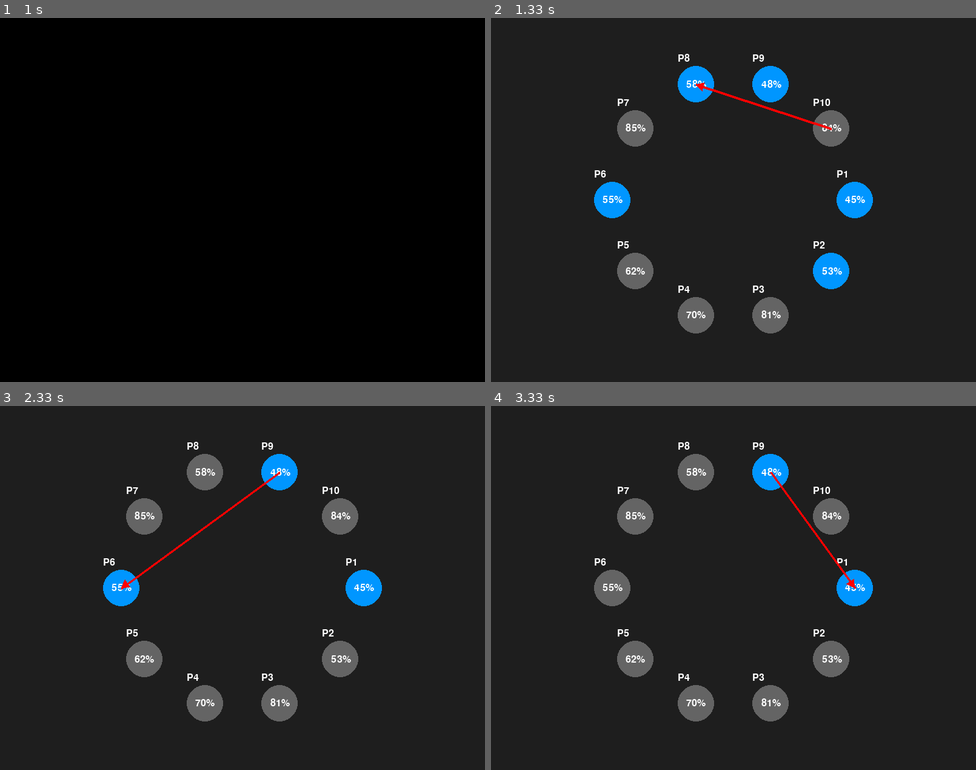
Above: before the commit, frames 1-4 (two rows, left to right).
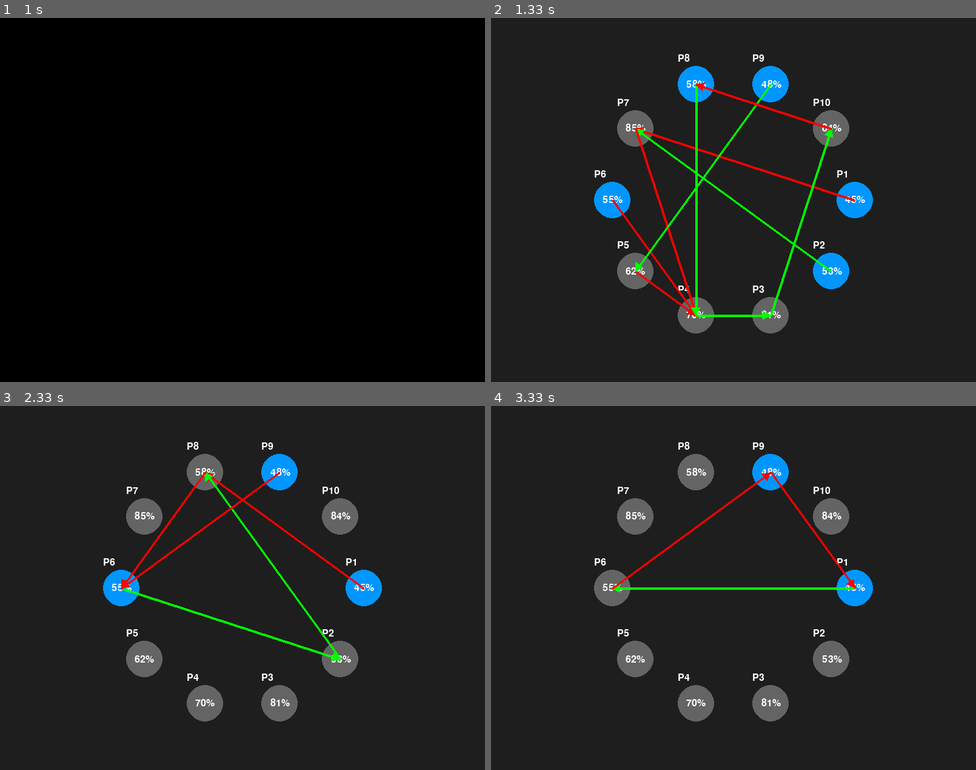
Above: after the commit, the same moments.

Repository: DanNgobe/nuel-sim
Game: pygame game, started from main.py
Same seed, same stepped clock (60 frames per second), same inputs: the game is played once before the commit and once after it.
Inputs:
- Up to frame 1 (1 s): no input
- Up to frame 2 (1.33 s): no input
- Up to frame 3 (2.33 s): no input
- Up to frame 4 (3.33 s): no input

Frame 1 is identical in both runs. In frame 2, 2.0% of the frame differs, in the area x 24-76%, y 18-83%; in frame 3, 1.0%; in frame 4, 0.6%.

Commit message:
fix: draw round history (for simultaneous)

Diff:
--- a/core/game.py
+++ b/core/game.py
@@ -3,7 +3,7 @@
 class Game:
     def __init__(self, players, mode="sequential"):
         self.players = players
-        self.history = []
+        self.history = [] # [[(shooter, target, hit), ...], ...]
         self.last_shooter = None
         self.mode = mode  # "sequential", "simultaneous", or "random"
 
@@ -21,7 +21,7 @@
                 target = shooter.choose_target(alive)
                 hit = shooter.shoot(target)
                 shots.append((shooter, target, hit))
-            self.history.extend(shots)
+            self.history.append(shots)
 
         else:  # sequential or random
             if self.mode == "random":
@@ -44,5 +44,5 @@
             if shooter:
                 target = shooter.choose_target(alive)
                 hit = shooter.shoot(target)
-                self.history.append((shooter, target, hit))
+                self.history.append([(shooter, target, hit)])
                 self.last_shooter = shooter
--- a/visual/pygame_visual.py
+++ b/visual/pygame_visual.py
@@ -45,13 +45,14 @@
         screen.blit(acc_label, text_rect)
 
 
-    # Draw last shot (shooter -> target)
+    # Draw last rounds shots (shooter -> target)
     if history:
-        shooter, target, hit = history[-1]
-        if shooter and target:
+        for shooter, target, hit in history[-1]:
             # Draw arrow between shooter and target
-            line_color = COLOR_HIT if hit else COLOR_MISS
-            draw_arrow(screen, (shooter.x, shooter.y), (target.x, target.y), line_color)
+            if shooter and target:
+                # Draw arrow between shooter and target
+                line_color = COLOR_HIT if hit else COLOR_MISS
+                draw_arrow(screen, (shooter.x, shooter.y), (target.x, target.y), line_color)
     pygame.display.flip()
 
 def run_game_visual(game):
